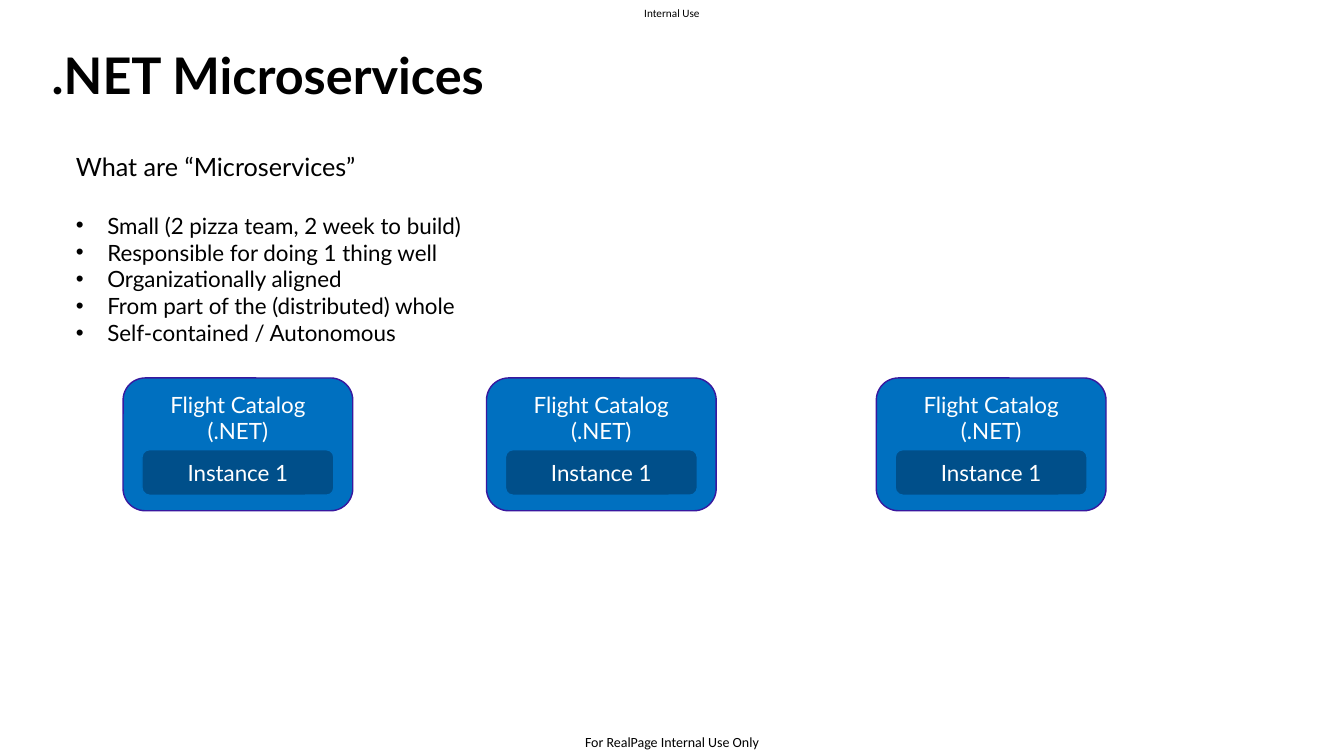
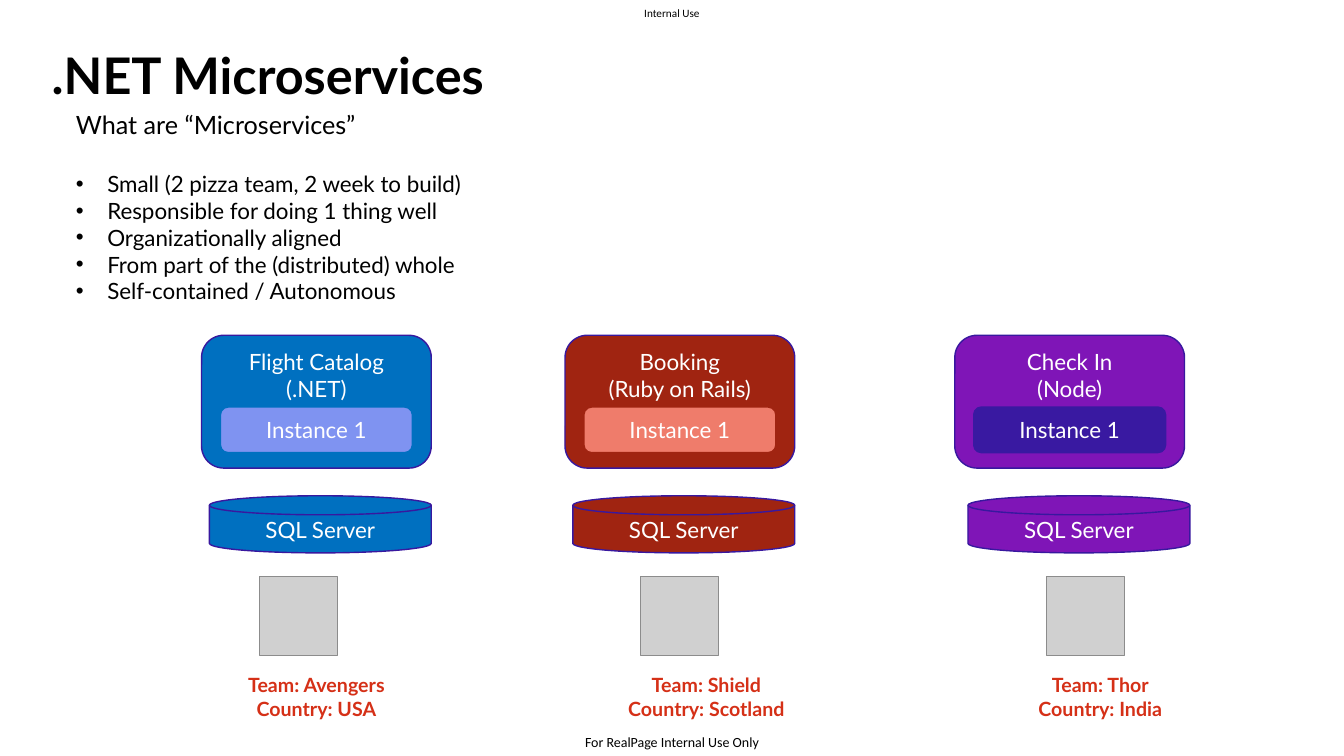
Before and after one commit to siva4github/Microservices, a slide deck: slide 2 of Docs/Microservices.pptx. Drawn at 1344x756 pixels with LibreOffice and Linux fonts; fonts in the diff are those of the drawing; grey boxes stand for pictures. Boxes give left, top, right and bottom in pixels: in the first picture for what was removed or moved away, otherwise in the second. Text is boxed around its words. In the diff, an @@ line names an element or a change of style, - is before the commit and + after.

```diff
--- a/Docs/Microservices.pptx
+++ b/Docs/Microservices.pptx
@@ text "What are “Microservices”": place and size @@
-text "What are “Microservices”" at (76, 157, 461, 341)
+text "What are “Microservices”" at (76, 115, 461, 299)
@@ rounded rectangle "Booking" at (566, 336, 796, 469): fill #0070C0 to #A02411 @@
@@ text in rounded rectangle at (609, 353, 751, 401): text changed @@
-Flight Catalog
-(.NET)
+Booking
+(Ruby on Rails)
@@ 3 rounded rectangles: place and size @@
-3 rounded rectangles at (123, 378, 1106, 511)
+3 rounded rectangles at (202, 336, 1185, 469)
@@ rounded rectangle "Check In" at (955, 336, 1185, 469): fill #0070C0 to #7F15B7 @@
@@ text in rounded rectangle at (1027, 353, 1113, 400): text changed @@
-Flight Catalog
-(.NET)
+Check In
+(Node)
@@ rounded rectangle "Instance 1" at (221, 407, 412, 453): fill #004F8A to #7F93F1 @@
@@ 3 rounded rectangles: place and size @@
-3 rounded rectangles at (142, 450, 1087, 495)
+3 rounded rectangles at (221, 407, 1166, 453)
@@ rounded rectangle "Instance 1" at (584, 407, 775, 453): fill #004F8A to #EF7C6B; outline #0070C0 1 pt to #A02411 1 pt @@
@@ rounded rectangle "Instance 1" at (974, 407, 1166, 453): fill #004F8A to #3919A1; outline #0070C0 1 pt to #3919A1 1 pt @@
@@ cylinder added at (210, 496, 432, 554), fill #0070C0, outline #38189F 1 pt, 16 pt, text #FFFFFF @@
+SQL Server
@@ cylinder added at (573, 496, 795, 554), fill #A02411, outline #38189F 1 pt, 16 pt, text #FFFFFF @@
+SQL Server
@@ cylinder added at (968, 496, 1190, 554), fill #7F15B7, outline #38189F 1 pt, 16 pt, text #FFFFFF @@
+SQL Server
@@ picture added at (259, 577, 338, 655) @@
@@ picture added at (641, 577, 720, 655) @@
@@ picture added at (1047, 577, 1125, 655) @@
@@ text added at (248, 677, 385, 720), 14 pt, text #D53017, bold @@
+Team: Avengers
+Country: USA
@@ text added at (628, 677, 784, 720), 14 pt, text #D53017, bold @@
+Team: Shield
+Country: Scotland
@@ text added at (1038, 677, 1162, 720), 14 pt, text #D53017, bold @@
+Team: Thor
+Country: India
```
Also in this commit, not shown: 9 slides added, 2 other files.
